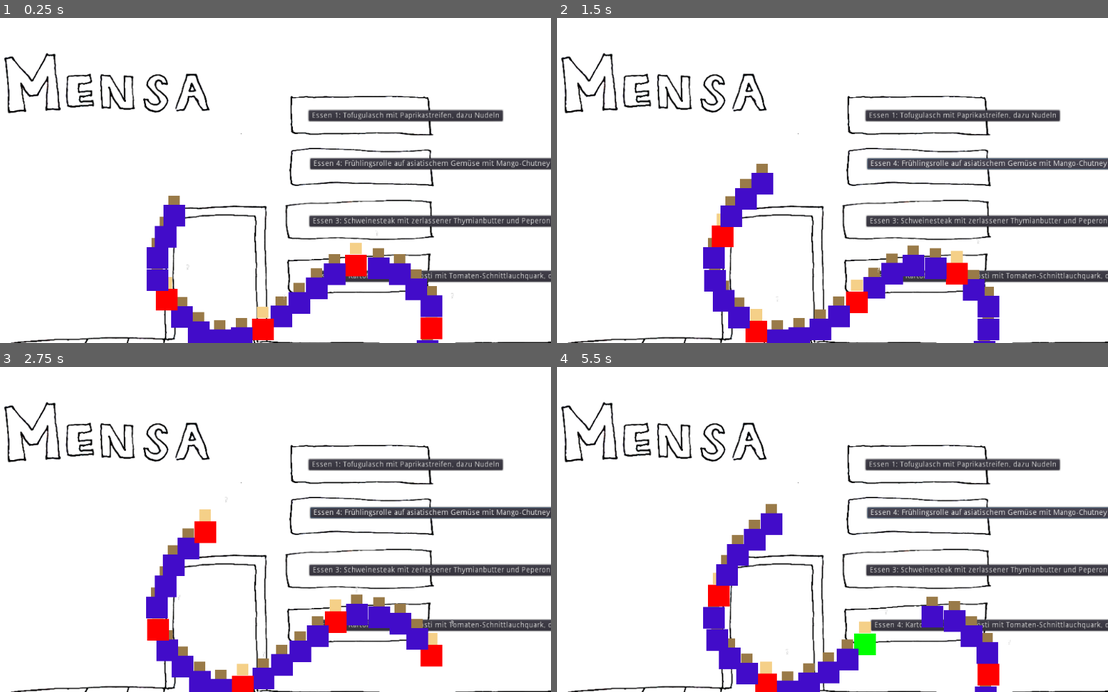
Above: before the commit, frames 1-4 (two rows, left to right).
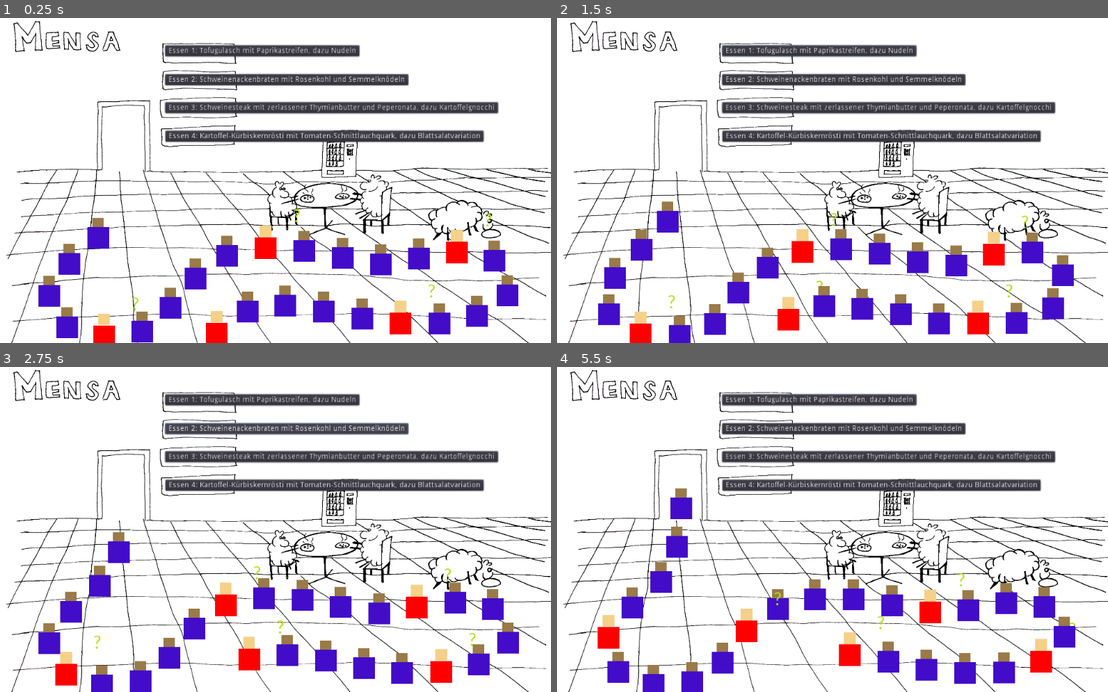
Above: after the commit, the same moments.

Repository: onsetsu/HPIGameJam
Game: Godot game, scene res://Scenes/Mensa.tscn
Two runs of this game, one before a commit and one after it. Both use one fixed random seed, a clock stepped at 60 frames per second and the inputs below.
Inputs (mouse positions are in pixels of both pictures, inside the frame that each line leads up to):
- Up to frame 1 (0.25 s): no input
- Up to frame 2 (1.5 s): click "Essen 1: Tofugulasch mit Papr…" at 0.5 s; click (1030, 164) at 1.25 s, where only the run before the commit has a clickable "Essen 4: Frühlingsrolle auf a…"
- Up to frame 3 (2.75 s): click (286, 428) at 2 s, where only the run after the commit has a clickable "Essen 2: Schweinenackenbraten…"
- Up to frame 4 (5.5 s): click "Essen 3: Schweinesteak mit ze…" at 2.75 s; click "Essen 4: Kartoffel-Kürbiskern…" at 3.5 s; click "Essen 1: Tofugulasch mit Papr…" at 4.25 s; click (1030, 513) at 5 s, where only the run before the commit has a clickable "Essen 4: Frühlingsrolle auf a…"

The runs differ from the first frame. In frame 1, 33% of the frame differs, in the area x 0-100%, y 0-100%; in frame 2, 34%; in frame 3, 33%; in frame 4, 34%.

Commit message:
Sheep_Details and its show/hiding

Diff:
--- a/Scenes/Dish.gd
+++ b/Scenes/Dish.gd
@@ -3,6 +3,8 @@
 export var _name = ''
 export var _ingredients = []
 export var _number = 0
+
+onready var Mensa = get_tree().get_root().get_node('Mensa')
 
 func _init(name=null, ingredients = [], number = 0):
 	_name = name
@@ -15,3 +17,6 @@
 
 func _process(delta):
     $button.text = 'Essen ' + str(_number) + ': ' + _name
+
+func _on_button_pressed():
+    Mensa.select_dish(self)
--- a/Scenes/Dish.tscn
+++ b/Scenes/Dish.tscn
@@ -9,3 +9,5 @@
 margin_right = 61.0
 margin_bottom = 20.0
 text = "Essen 1"
+
+[connection signal="pressed" from="button" to="." method="_on_button_pressed"]
--- a/Scenes/Mensa.tscn
+++ b/Scenes/Mensa.tscn
@@ -1,46 +1,47 @@
-[gd_scene load_steps=5 format=2]
+[gd_scene load_steps=6 format=2]
 
 [ext_resource path="res://Scripts/Mensa.gd" type="Script" id=1]
 [ext_resource path="res://Sprites/Mensaschafe_klein.png" type="Texture" id=2]
 [ext_resource path="res://Scenes/Dish.tscn" type="PackedScene" id=3]
 [ext_resource path="res://Scenes/Queue.tscn" type="PackedScene" id=4]
+[ext_resource path="res://Scenes/Sheep_Details.tscn" type="PackedScene" id=5]
 
 [node name="Mensa" type="Node2D"]
 script = ExtResource( 1 )
 
 [node name="Sprite" type="Sprite" parent="."]
-position = Vector2( 934.772, 672.567 )
-scale = Vector2( 1.02628, 0.958102 )
+position = Vector2( 512.642, 321.915 )
+scale = Vector2( 0.534965, 0.499426 )
 texture = ExtResource( 2 )
 
 [node name="dishes" type="Node2D" parent="."]
-position = Vector2( 578.279, 170.405 )
+position = Vector2( 314.366, 50.692 )
 
 [node name="Tofugulasch" parent="dishes" instance=ExtResource( 3 )]
 _name = "Tofugulasch mit Paprikastreifen, dazu Nudeln"
 _ingredients = [ "Gluten", "Soja" ]
 _number = 1
 
-[node name="Frühlingsrolle" parent="dishes" instance=ExtResource( 3 )]
-position = Vector2( 2.86401, 88.7824 )
-_name = "Frühlingsrolle auf asiatischem Gemüse mit Mango-Chutney und scharfem Kokosreis"
-_ingredients = [ "Knoblauch", "Ei", "Soja", "Milch", "Gluten", "Senf" ]
-_number = 4
+[node name="Schweinenackenbraten" parent="dishes" instance=ExtResource( 3 )]
+position = Vector2( 0, 53.3404 )
+_name = "Schweinenackenbraten mit Rosenkohl und Semmelknödeln"
+_ingredients = [ "Schweinefleisch", "Rosenkohl", "Gluten", "Ei", "Milch" ]
+_number = 2
 
 [node name="Schweinesteak" parent="dishes" instance=ExtResource( 3 )]
-position = Vector2( 1.43188, 194.748 )
+position = Vector2( 0.0714674, 104.963 )
 _name = "Schweinesteak mit zerlassener Thymianbutter und Peperonata, dazu Kartoffelgnocchi"
 _ingredients = [ "Schweinefleisch", "Milch", "Gluten", "Eier", "Pilze" ]
 _number = 3
 
 [node name="Kartoffel-Kürbiskernrösti" parent="dishes" instance=ExtResource( 3 )]
-position = Vector2( 10.0238, 296.419 )
+position = Vector2( 0.501217, 157.661 )
 _name = "Kartoffel-Kürbiskernrösti mit Tomaten-Schnittlauchquark, dazu Blattsalatvariation"
 _ingredients = [ "Milch", "Ei", "Senf", "Gluten", "Soja" ]
 _number = 4
 
 [node name="end_point" type="Node2D" parent="."]
-position = Vector2( 411.54, 279.968 )
+position = Vector2( 237.14, 251.332 )
 __meta__ = {
 "_edit_group_": true
 }
@@ -48,14 +49,17 @@
 [node name="finished" type="Node2D" parent="end_point"]
 
 [node name="Queue" parent="end_point" instance=ExtResource( 4 )]
-speed = 100
 
 [node name="more_dishes" type="Node2D" parent="."]
-editor/display_folded = true
 position = Vector2( 15.4893, -75.4089 )
 __meta__ = {
 "_edit_group_": true
 }
+
+[node name="Frühlingsrolle" parent="more_dishes" instance=ExtResource( 3 )]
+_name = "Frühlingsrolle auf asiatischem Gemüse mit Mango-Chutney und scharfem Kokosreis"
+_ingredients = [ "Knoblauch", "Ei", "Soja", "Milch", "Gluten", "Senf" ]
+_number = 4
 
 [node name="Wurstgulasch" parent="more_dishes" instance=ExtResource( 3 )]
 _name = "Wurstgulasch mit Paprikastreifen, dazu Nudeln"
@@ -86,11 +90,6 @@
 _name = "Topfwurst mit buntem Sauerkraut und Salzkartoffeln"
 _ingredients = [ "Schweinefleisch", "Gluten" ]
 _number = 1
-
-[node name="Schweinenackenbraten" parent="more_dishes" instance=ExtResource( 3 )]
-_name = "Schweinenackenbraten mit Rosenkohl und Semmelknödeln"
-_ingredients = [ "Schweinefleisch", "Rosenkohl", "Gluten", "Ei", "Milch" ]
-_number = 2
 
 [node name="Seelachs" parent="more_dishes" instance=ExtResource( 3 )]
 _name = "Seelachs in Kräuter-Ei-Hülle auf Dänischer Senfsauce mit Tricolore-Gemüse und Kartoffelgratin"
@@ -151,3 +150,6 @@
 _name = "Älpler Maggerone mit Appenzeller Käse (Rohmilchkäse)überbacken, dazu Apfelmus und Tessiner Mischsalat"
 _ingredients = [ "Milch", "Gluten" ]
 _number = 4
+
+[node name="details" parent="." instance=ExtResource( 5 )]
+position = Vector2( 496.044, 36.744 )
--- a/Scenes/Queue.tscn
+++ b/Scenes/Queue.tscn
@@ -4,7 +4,7 @@
 
 [sub_resource type="Curve2D" id=1]
 _data = {
-"points": PoolVector2Array( 0, 0, 0, 0, 404.838, 508.135, 0, 0, 0, 0, 371.676, 468.944, 0, 0, 0, 0, 356.603, 404.129, 0, 0, 0, 0, 391.272, 316.703, 0, 0, 0, 0, 391.272, 248.873, 0, 0, 0, 0, 359.617, 215.711, 0, 0, 0, 0, 326.456, 185.564, 0, 0, 0, 0, 257.118, 175.013, 0, 0, 0, 0, 213.405, 191.594, 0, 0, 0, 0, 177.229, 220.233, 0, 0, 0, 0, 139.546, 253.395, 0, 0, 0, 0, 77.7448, 297.108, 0, 0, 0, 0, 17.4512, 319.718, 0, 0, 0, 0, -36.8131, 298.615, 0, 0, 0, 0, -85.048, 256.409, 0, 0, 0, 0, -110.673, 218.726, 0, 0, 0, 0, -115.195, 167.476, 0, 0, 0, 0, -77.5113, 74.0212, 0, 0, 0, 0, 0.646729, 1.58006 )
+"points": PoolVector2Array( 0, 0, 0, 0, 165.403, 336.298, 0, 0, 0, 0, 210.623, 294.093, 0, 0, 0, 0, 276.946, 276.005, 0, 0, 0, 0, 347.791, 286.556, 0, 0, 0, 0, 409.592, 295.6, 0, 0, 0, 0, 481.944, 313.688, 0, 0, 0, 0, 619.113, 310.674, 0, 0, 0, 0, 699.002, 277.512, 0, 0, 0, 0, 706.538, 256.409, 0, 0, 0, 0, 703.524, 223.248, 0, 0, 0, 0, 682.421, 196.116, 0, 0, 0, 0, 643.23, 179.535, 0, 0, 0, 0, 555.804, 187.072, 0, 0, 0, 0, 504.555, 205.16, 0, 0, 0, 0, 442.754, 200.638, 0, 0, 0, 0, 353.821, 179.535, 0, 0, 0, 0, 270.917, 171.998, 0, 0, 0, 0, 189.52, 187.072, 0, 0, 0, 0, 117.168, 239.829, 0, 0, 0, 0, 55.3671, 322.732, 0, 0, 0, 0, -18.4926, 337.806, 0, 0, 0, 0, -87.8303, 331.776, 0, 0, 0, 0, -131.543, 297.108, 0, 0, 0, 0, -137.573, 256.409, 0, 0, 0, 0, -113.455, 214.204, 0, 0, 0, 0, -72.7569, 176.52, 0, 0, 0, 0, -33.566, 141.852, 0, 0, 0, 0, -10.9559, 96.6313, 0, 0, 0, 0, -0.404541, 49.9037, 0, 0, 0, 0, 0.646729, 1.58006 )
 }
 
 [node name="Queue" type="Node2D"]
--- a/Scenes/Sheep.tscn
+++ b/Scenes/Sheep.tscn
@@ -1,6 +1,11 @@
-[gd_scene load_steps=2 format=2]
+[gd_scene load_steps=4 format=2]
 
 [ext_resource path="res://Scripts/Sheep.gd" type="Script" id=1]
+[ext_resource path="res://Lato-Regular.ttf" type="DynamicFontData" id=2]
+
+[sub_resource type="DynamicFont" id=1]
+size = 32
+font_data = ExtResource( 2 )
 
 [node name="Sheep" type="Node2D"]
 script = ExtResource( 1 )
@@ -21,7 +26,12 @@
 color = Color( 0.964706, 0.819608, 0.537255, 1 )
 
 [node name="assigned_dish" type="Label" parent="."]
-margin_left = 37.0501
-margin_top = -65.5501
-margin_right = 77.0501
-margin_bottom = -51.5501
+margin_left = 37.9526
+margin_top = -79.9902
+margin_right = 77.9526
+margin_bottom = -40.9902
+custom_fonts/font = SubResource( 1 )
+custom_colors/font_color = Color( 0.705882, 0.882353, 0.0784314, 1 )
+text = "?"
+align = 1
+valign = 1
--- /dev/null
+++ b/Scenes/Sheep_Details.tscn
@@ -0,0 +1,19 @@
+[gd_scene load_steps=2 format=2]
+
+[ext_resource path="res://Scripts/Sheep_Details.gd" type="Script" id=1]
+
+[node name="Sheep_Details" type="Node2D"]
+script = ExtResource( 1 )
+
+[node name="PanelContainer" type="PanelContainer" parent="."]
+margin_right = 502.0
+margin_bottom = 313.0
+__meta__ = {
+"_edit_group_": true
+}
+
+[node name="Panel" type="Panel" parent="PanelContainer"]
+margin_left = 7.0
+margin_top = 7.0
+margin_right = 495.0
+margin_bottom = 306.0
--- a/Scripts/Mensa.gd
+++ b/Scripts/Mensa.gd
@@ -1,18 +1,37 @@
 extends Node2D
 
+var hungry_sheep
+
 func _ready():
-    pass # Replace with function body.
+    hide_details()
 
 func _process(delta):
     pass
 
 # show details
 # -------------------------------------------------------------------------
+func show_details(sheep):
+    $details.show()
+    $details.display_sheep(sheep)
+
+func hide_details():
+    $details.hide()
+
 func selected_sheep(sheep):
-    print('should show details')
+    hungry_sheep = sheep
+    show_details(sheep)
 
 func unselected_sheep(sheep):
-    print('hide details')
+    if hungry_sheep == sheep:
+        hungry_sheep = null
+        hide_details()
+
+# assign dish
+# -------------------------------------------------------------------------
+func select_dish(dish):
+    if not hungry_sheep:
+        return
+    hungry_sheep.assign_dish(dish)
 
 # queue end
 # -------------------------------------------------------------------------
@@ -32,7 +51,7 @@
     var dishes = current_dishes()
     if not sheep.assigned_dish:
         return failure(sheep)
-    _check(sheep, dishes[sheep.assigned_dish], dishes)
+    _check(sheep, dishes[sheep.assigned_dish - 1], dishes)
 
 func _check(sheep, dish, all_dishes):
     pass
--- a/Scripts/Sheep.gd
+++ b/Scripts/Sheep.gd
@@ -3,6 +3,7 @@
 onready var Mensa = get_tree().get_root().get_node('Mensa')
 
 var assigned_dish
+var released = false
 
 func _ready():
     pass
@@ -12,15 +13,20 @@
 
 func _process(delta):
     $body.color = Color(1,0,0)
-    if is_in_group('hovered'):
-        $body.color = Color(0,0,1)
-    if is_in_group('selected'):
-        $body.color = Color(0,1,0)
 
     if assigned_dish:
         $assigned_dish.text = str(assigned_dish)
     else:
         $assigned_dish.text = '?'
+
+    if not released:
+        interact()
+
+func interact():
+    if is_in_group('hovered'):
+        $body.color = Color(0,0,1)
+    if is_in_group('selected'):
+        $body.color = Color(0,1,0)
 
     var hovered = is_hovered()
     var num_hovered = group_size("hovered")
@@ -52,6 +58,13 @@
     return pos.distance_to(mouse_pos) <= 150
 
 func end_reached():
+    released = true
+    remove_from_group('hovered')
+    remove_from_group('selected')
+
     unselect()
     Mensa.check(self)
     #queue_free()
+
+func assign_dish(dish):
+    assigned_dish = dish._number
--- /dev/null
+++ b/Scripts/Sheep_Details.gd
@@ -0,0 +1,16 @@
+extends Node2D
+
+# Declare member variables here. Examples:
+# var a = 2
+# var b = "text"
+
+# Called when the node enters the scene tree for the first time.
+func _ready():
+    pass # Replace with function body.
+
+# Called every frame. 'delta' is the elapsed time since the previous frame.
+#func _process(delta):
+#    pass
+
+func display_sheep(sheep):
+    pass
Binary file added: Lato-Regular.ttf
